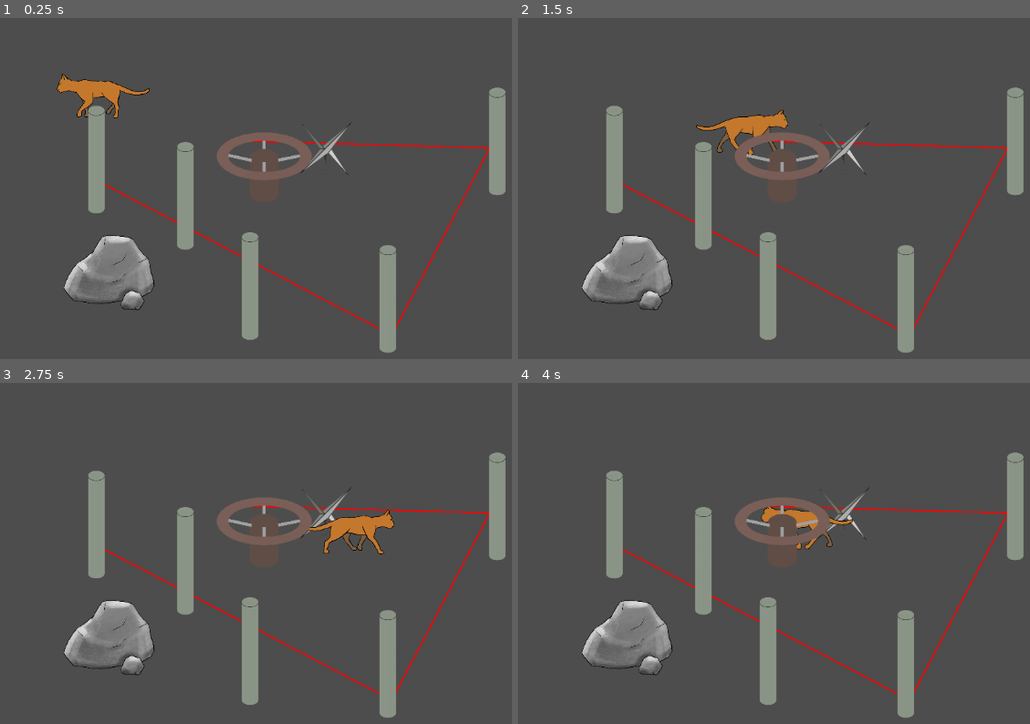
Above: before the commit, frames 1-4 (two rows, left to right).
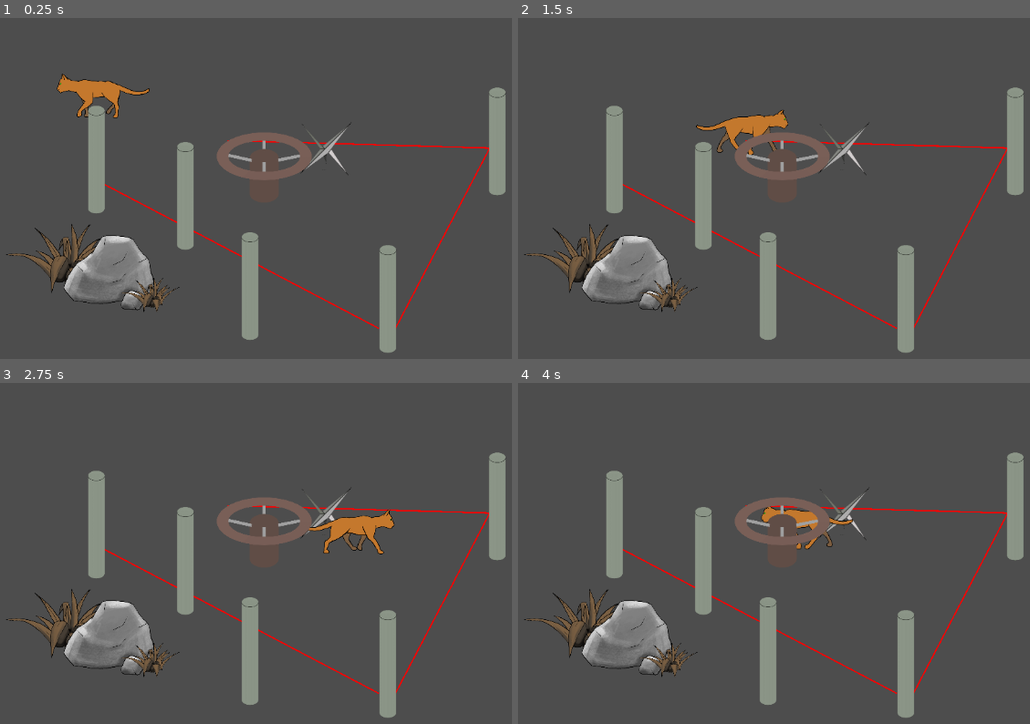
Above: after the commit, the same moments.

Repository: Flodurs/Godotwildjam63
Game: Godot game, scene res://szenen/level/Level.tscn
The game is run twice, just before and just after one commit, with the same random seed, the same clock (stepped at 60 frames per second) and the same inputs.
Inputs:
- Up to frame 1 (0.25 s): no input
- Up to frame 2 (1.5 s): tap Enter at 0.5 s; hold D (mRight) 0.53-1.28 s; tap E (wolleInteraktion) at 0.6, 1.35 s; hold S (mDown) from 1.28 s (still down)
- Up to frame 3 (2.75 s): release S (mDown) at 2.03 s; hold D (mRight) from 2.03 s (still down); tap E (wolleInteraktion) at 2.1 s
- Up to frame 4 (4 s): release D (mRight) at 2.78 s; hold W (mUp) 2.78-3.53 s; tap E (wolleInteraktion) at 2.85, 3.6 s; hold A (mLeft) from 3.53 s (still down)

The runs differ from the first frame. In frame 1, 1.1% of the frame differs, in the area x 1-36%, y 60-87%; in frame 2, 1.1%; in frame 3, 1.1%; in frame 4, 1.1%.
Error in both runs: Invalid access of index '0' on a base object of type: 'Array[Node]'. (res://szenen/entitys/katze.gd:51)

Commit message:
Weed added

Diff:
--- a/szenen/level/Level.tscn
+++ b/szenen/level/Level.tscn
@@ -1,12 +1,13 @@
-[gd_scene load_steps=8 format=3 uid="uid://ct8c5s7tamylk"]
+[gd_scene load_steps=9 format=3 uid="uid://ct8c5s7tamylk"]
 
 [ext_resource type="Script" path="res://szenen/level/Level.gd" id="1_6dvvy"]
 [ext_resource type="PackedScene" uid="uid://d0sprmhk4yyal" path="res://szenen/objekte/Pillar.tscn" id="1_caku8"]
 [ext_resource type="PackedScene" uid="uid://ceheqoktc83rp" path="res://szenen/entitys/katze.tscn" id="1_fv7qr"]
-[ext_resource type="PackedScene" path="res://szenen/objekte/rock.tscn" id="3_yxktc"]
-[ext_resource type="PackedScene" uid="uid://cy275b2isyok0" path="res://szenen/objekte/spike.tscn" id="5_7m1ht"]
+[ext_resource type="PackedScene" uid="uid://38776gmtrgq8" path="res://szenen/objekte/rock.tscn" id="3_yxktc"]
+[ext_resource type="PackedScene" path="res://szenen/objekte/spike.tscn" id="5_7m1ht"]
 [ext_resource type="PackedScene" uid="uid://cxc1mipvyf0xl" path="res://szenen/objekte/Seilstueck.tscn" id="5_ppn7a"]
-[ext_resource type="PackedScene" uid="uid://dx58tbjxxj8gv" path="res://szenen/objekte/rad.tscn" id="7_i1n3s"]
+[ext_resource type="PackedScene" path="res://szenen/objekte/rad.tscn" id="7_i1n3s"]
+[ext_resource type="PackedScene" uid="uid://bl75k08wo6xhn" path="res://szenen/objekte/grass.tscn" id="7_r2t3v"]
 
 [node name="level" type="Node2D"]
 y_sort_enabled = true
@@ -52,6 +53,14 @@
 position = Vector2(-345, 224)
 scale = Vector2(0.3, 0.3)
 
+[node name="Grass" parent="Objects" instance=ExtResource("7_r2t3v")]
+position = Vector2(-255, 245)
+scale = Vector2(0.15, 0.15)
+
+[node name="Grass2" parent="Objects" instance=ExtResource("7_r2t3v")]
+position = Vector2(-446, 184)
+scale = Vector2(0.3, 0.3)
+
 [node name="Camera2D" type="Camera2D" parent="."]
 zoom = Vector2(0.7, 0.7)
 
--- /dev/null
+++ b/szenen/objekte/grass.tscn
@@ -0,0 +1,8 @@
+[gd_scene load_steps=2 format=3 uid="uid://bl75k08wo6xhn"]
+
+[ext_resource type="Texture2D" uid="uid://cqtd6ggky0nvl" path="res://assets/sprites/Objects/Grass.png" id="1_cbnoc"]
+
+[node name="Grass" type="Sprite2D"]
+position = Vector2(0, -2)
+texture = ExtResource("1_cbnoc")
+offset = Vector2(0, -130)
Binary file added: assets/sprites/Objects/Grass.png
Not shown, added: assets/sprites/Objects/Grass.png.import
